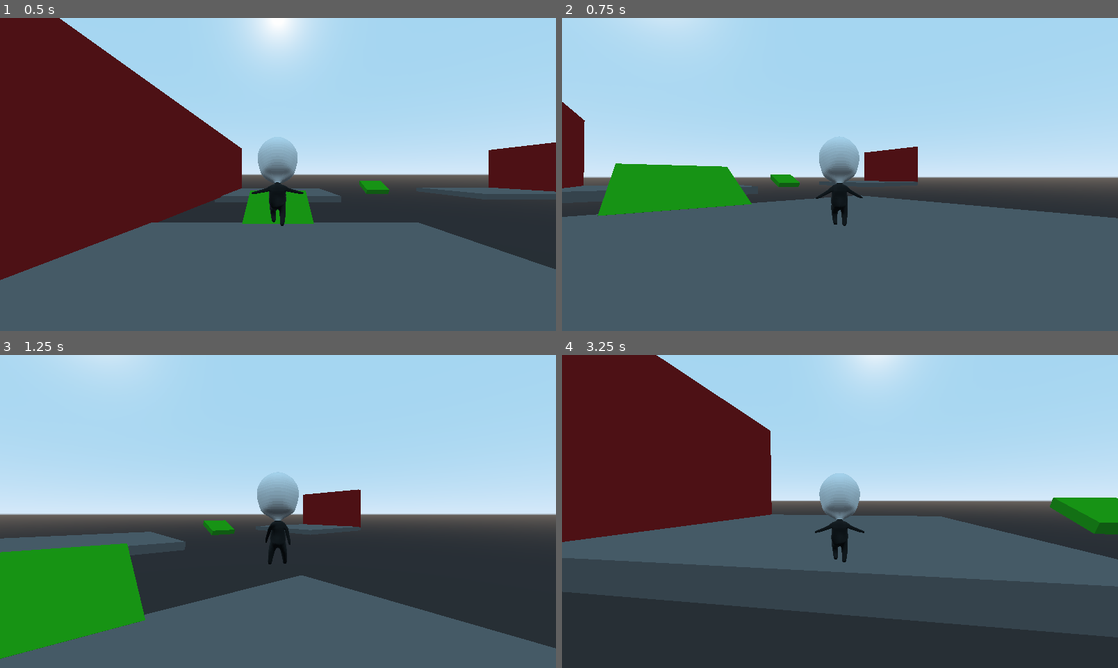
Above: before the commit, frames 1-4 (two rows, left to right).
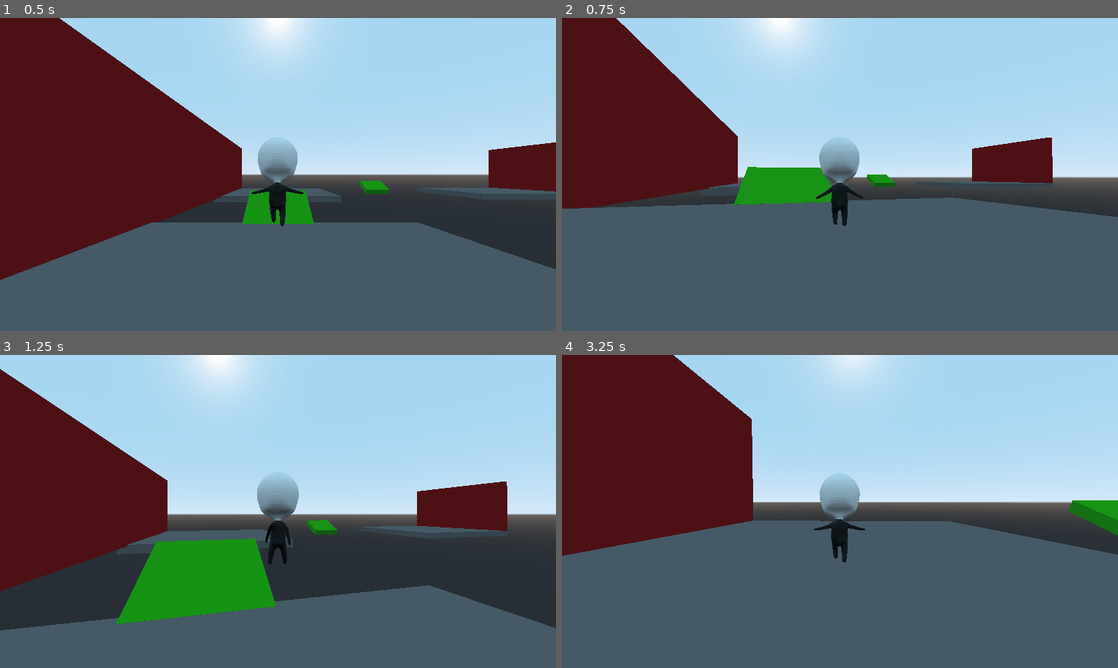
Above: after the commit, the same moments.

Repository: elegist/skyjumper
Game: Godot game, scene res://src/Main.tscn
Same seed, same stepped clock (60 frames per second), same inputs: the game is played once before the commit and once after it.
Inputs (mouse positions are in pixels of both pictures, inside the frame that each line leads up to):
- Up to frame 1 (0.5 s): no input
- Up to frame 2 (0.75 s): move the mouse to (867, 174) at 0.52 s; hold W (move_up) from 0.53 s (still down); hold Shift (dash) from 0.53 s (still down)
- Up to frame 3 (1.25 s): keep holding W (move_up); keep holding Shift (dash); tap Space (jump) at 0.77, 0.8, 1.07 s
- Up to frame 4 (3.25 s): keep holding W (move_up); move the mouse to (812, 511) at 1.27 s; release Shift (dash) at 1.28 s; tap Space (jump) at 1.35, 1.52, 1.82, 2.3, 3.02 s; tap Shift (dash) at 1.55, 2.85 s; move the mouse to (851, 505) at 2.02 s; hold Shift (dash) 2.03-2.78 s; move the mouse to (834, 517) at 2.77 s

Frame 1 is identical in both runs. In frame 2, 21% of the frame differs, in the area x 0-100%, y 0-67%; in frame 3, 33%; in frame 4, 35%, in the area x 0-100%, y 0-100%.

Commit message:
Basic wallrunning working

Diff:
--- a/project.godot
+++ b/project.godot
@@ -20,6 +20,7 @@
 window/size/height=1080
 window/size/test_width=1280
 window/size/test_height=720
+window/stretch/mode="2d"
 window/stretch/aspect="keep"
 
 [input]
--- a/src/Main.gd
+++ b/src/Main.gd
@@ -1,4 +1,4 @@
 extends Node
 
-func _ready() -> void:
-	Input.set_mouse_mode(Input.MOUSE_MODE_CAPTURED)
+#func _ready() -> void:
+#	Input.set_mouse_mode(Input.MOUSE_MODE_CAPTURED)
--- a/src/player/Player.gd
+++ b/src/player/Player.gd
@@ -14,7 +14,7 @@
 var max_jump_count: int = 2
 var jump_count: int = 0
 
-export var mouse_sensitivity: Vector2 = Vector2(0.01, 0.004)
+export var mouse_sensitivity: Vector2 = Vector2(0.0025, 0.0025)
 export var right_stick_sensitivity: Vector2 = Vector2(0.07, 0.035)
 
 var min_vertical_camera_rotation: float = -50.0
@@ -34,6 +34,10 @@
 onready var camera_pivot = $CameraRoot/CameraPivot
 onready var camera = $CameraRoot/CameraPivot/CameraSpringArm/Camera
 onready var animation_tree = $Mesh/AnimationTree
+
+onready var wall_check_forward = $Mesh/WallChecks/Forward
+onready var wall_check_left = $Mesh/WallChecks/Left
+onready var wall_check_right = $Mesh/WallChecks/Right
 
 onready var origin_parent = get_parent()
 
@@ -82,6 +86,14 @@
 	if Input.is_action_just_pressed("dash"):
 		apply_dash(move_direction, delta)
 
+	if Input.is_action_pressed("dash"):
+		if is_on_wall():
+			apply_wallrun(move_direction)
+	else:
+		wall_check_forward.enabled = false
+		wall_check_left.enabled = false
+		wall_check_right.enabled = false
+
 	velocity = move_and_slide_with_snap(velocity, snap_vector, Vector3.UP, true)
 
 	apply_animations()
@@ -126,18 +138,34 @@
 	velocity.x = velocity.move_toward(Vector3.ZERO, 50).x
 	velocity.z = velocity.move_toward(Vector3.ZERO, 50).z
 
+func apply_wallrun(move_direction: Vector3) -> void:
+	wall_check_forward.enabled = true
+	wall_check_left.enabled = true
+	wall_check_right.enabled = true
+
+	if wall_check_forward.is_colliding() && (!wall_check_left.is_colliding() || wall_check_right.is_colliding()):
+		velocity.y = max_speed
+	if wall_check_left.is_colliding() || wall_check_right.is_colliding():
+		velocity.x = move_direction.x * max_speed
+		velocity.z = move_direction.z * max_speed
+		velocity.y = 0.0
+
 func apply_animations() -> void:
-	if !is_on_floor():
-		animation_tree.set("parameters/location/current", 1)
-		if velocity.y < 0:
-			animation_tree.set("parameters/air_state/current", 1)
+	if is_on_wall():
+		animation_tree.set("parameters/location/current", 0)
+		animation_tree.set("parameters/ground_state/current", 1)
+	else:
+		if !is_on_floor():
+			animation_tree.set("parameters/location/current", 1)
+			if velocity.y < 0:
+				animation_tree.set("parameters/air_state/current", 1)
+			else:
+				animation_tree.set("parameters/air_state/current", 0)
 		else:
-			animation_tree.set("parameters/air_state/current", 0)
-	else:
-		animation_tree.set("parameters/location/current", 0)
-		if velocity.x != 0 || velocity.z != 0:
-			animation_tree.set("parameters/ground_state/current", 1)
-			animation_tree.set("parameters/run_speed/scale", abs(velocity.length() / max_speed))
-		else:
-			animation_tree.set("parameters/ground_state/current", 0)
-			animation_tree.set("parameters/run_speed/scale", 1.0)
+			animation_tree.set("parameters/location/current", 0)
+			if velocity.x != 0 || velocity.z != 0:
+				animation_tree.set("parameters/ground_state/current", 1)
+				animation_tree.set("parameters/run_speed/scale", abs(velocity.length() / max_speed))
+			else:
+				animation_tree.set("parameters/ground_state/current", 0)
+				animation_tree.set("parameters/run_speed/scale", 1.0)
--- a/src/player/Player.tscn
+++ b/src/player/Player.tscn
@@ -478,13 +478,13 @@
 input_1/name = "run"
 input_1/auto_advance = false
 
+[sub_resource type="AnimationNodeAnimation" id=7]
+animation = "IdleLoop"
+
 [sub_resource type="AnimationNodeAnimation" id=8]
-animation = "IdleLoop"
-
-[sub_resource type="AnimationNodeAnimation" id=21]
 animation = "Jump"
 
-[sub_resource type="AnimationNodeTransition" id=22]
+[sub_resource type="AnimationNodeTransition" id=9]
 input_count = 2
 xfade_time = 0.25
 input_0/name = "ground"
@@ -492,31 +492,31 @@
 input_1/name = "air"
 input_1/auto_advance = false
 
-[sub_resource type="AnimationNodeAnimation" id=23]
+[sub_resource type="AnimationNodeAnimation" id=10]
 animation = "RunLoop"
 
-[sub_resource type="AnimationNodeTimeScale" id=17]
-
-[sub_resource type="AnimationNodeBlendTree" id=24]
+[sub_resource type="AnimationNodeTimeScale" id=11]
+
+[sub_resource type="AnimationNodeBlendTree" id=12]
 graph_offset = Vector2( -419, 163 )
-nodes/air_state/node = SubResource( 18 )
+nodes/air_state/node = SubResource( 4 )
 nodes/air_state/position = Vector2( 140, 460 )
-nodes/fall/node = SubResource( 19 )
+nodes/fall/node = SubResource( 5 )
 nodes/fall/position = Vector2( -60, 540 )
-nodes/ground_state/node = SubResource( 20 )
+nodes/ground_state/node = SubResource( 6 )
 nodes/ground_state/position = Vector2( -60, 200 )
-nodes/idle/node = SubResource( 8 )
+nodes/idle/node = SubResource( 7 )
 nodes/idle/position = Vector2( -260, 180 )
-nodes/jump/node = SubResource( 21 )
+nodes/jump/node = SubResource( 8 )
 nodes/jump/position = Vector2( -60, 420 )
-nodes/location/node = SubResource( 22 )
+nodes/location/node = SubResource( 9 )
 nodes/location/position = Vector2( 320, 200 )
 nodes/output/position = Vector2( 600, 200 )
-nodes/run/node = SubResource( 23 )
+nodes/run/node = SubResource( 10 )
 nodes/run/position = Vector2( -260, 300 )
-nodes/run_speed/node = SubResource( 17 )
+nodes/run_speed/node = SubResource( 11 )
 nodes/run_speed/position = Vector2( 140, 220 )
-node_connections = [ "output", 0, "location", "location", 0, "run_speed", "location", 1, "air_state", "ground_state", 0, "idle", "ground_state", 1, "run", "air_state", 0, "jump", "air_state", 1, "fall", "run_speed", 0, "ground_state" ]
+node_connections = [ "output", 0, "location", "location", 0, "run_speed", "location", 1, "air_state", "ground_state", 0, "idle", "ground_state", 1, "run", "run_speed", 0, "ground_state", "air_state", 0, "jump", "air_state", 1, "fall" ]
 
 [sub_resource type="CapsuleShape" id=13]
 
@@ -529,12 +529,12 @@
 transform = Transform( -0.3, 0, -2.62268e-08, 0, 0.3, 0, 2.62268e-08, 0, -0.3, 0, 0.123775, 0 )
 
 [node name="AnimationPlayer" parent="Mesh/skyjumper" index="1"]
-anims/FallLoop = SubResource( 14 )
-anims/IdleLoop = SubResource( 15 )
-anims/RunLoop = SubResource( 16 )
+anims/FallLoop = SubResource( 1 )
+anims/IdleLoop = SubResource( 2 )
+anims/RunLoop = SubResource( 3 )
 
 [node name="AnimationTree" type="AnimationTree" parent="Mesh"]
-tree_root = SubResource( 24 )
+tree_root = SubResource( 12 )
 anim_player = NodePath("../skyjumper/AnimationPlayer")
 active = true
 parameters/air_state/current = 0
@@ -542,6 +542,20 @@
 parameters/location/current = 0
 parameters/run_speed/scale = 1.0
 
+[node name="WallChecks" type="Spatial" parent="Mesh"]
+
+[node name="Forward" type="RayCast" parent="Mesh/WallChecks"]
+transform = Transform( 1, 0, 0, 0, 1, 0, 0, 0, 1, 0, 2, 0 )
+cast_to = Vector3( 0, 0, -5 )
+
+[node name="Left" type="RayCast" parent="Mesh/WallChecks"]
+transform = Transform( 1, 0, 0, 0, 1, 0, 0, 0, 1, 0, 2, 0 )
+cast_to = Vector3( -5, 0, 0 )
+
+[node name="Right" type="RayCast" parent="Mesh/WallChecks"]
+transform = Transform( 1, 0, 0, 0, 1, 0, 0, 0, 1, 0, 2, 0 )
+cast_to = Vector3( 5, 0, 0 )
+
 [node name="CollisionShape" type="CollisionShape" parent="."]
 transform = Transform( 1, 0, 0, 0, -4.37114e-08, -1.2, 0, 1, -5.24537e-08, 0, 1.8, 0 )
 shape = SubResource( 13 )
Not shown: 5 places in src/player/Player.tscn that only renumber resources
